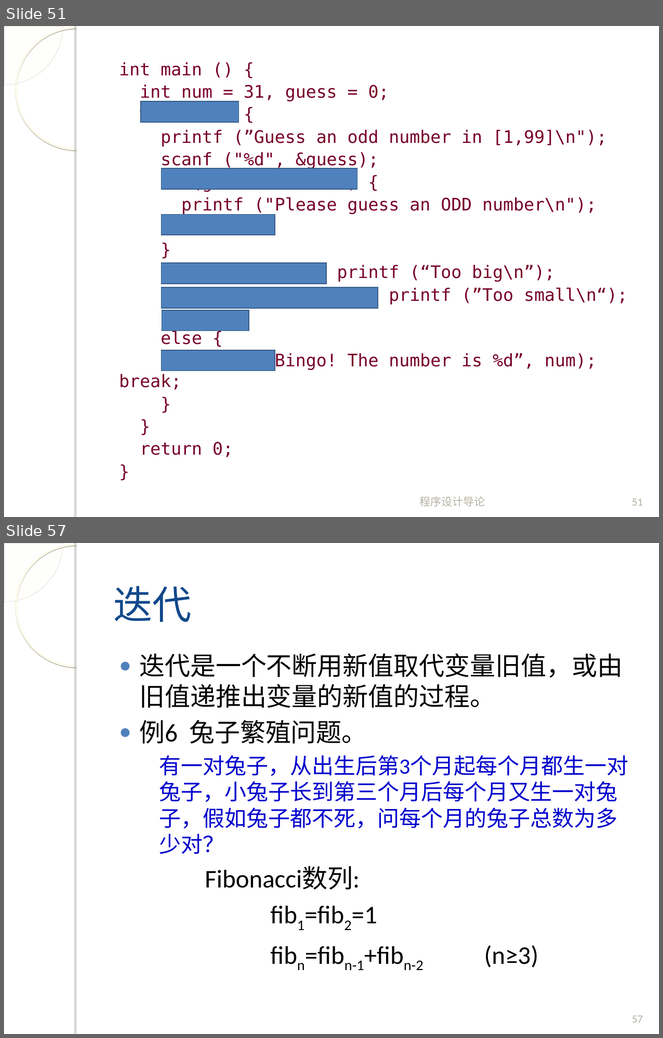
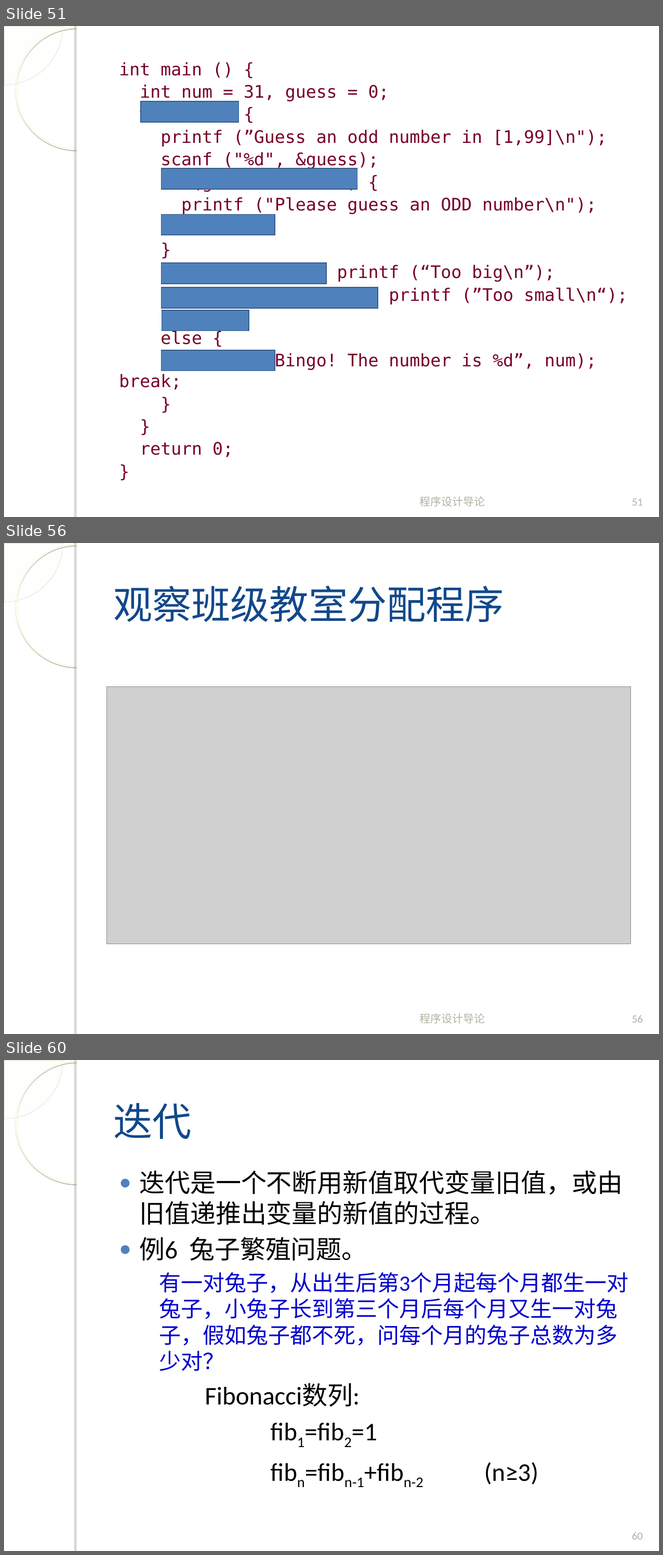
Before and after one commit to fanju1984/introduction-to-programming, a slide deck: introduction-to-programming/slides/2018/04-Control-Statement-2.ppt. Shown one above the other, each under a label of ours: slides 51 and 57 before the commit, slides 51, 56 and 60 after it; the slides between them are not shown. The pictures are 663x1038 and 663x1555 pixels, drawn with LibreOffice and Linux fonts; fonts in the diff are those of the drawing; grey boxes stand for pictures; background and template pictures are left out. Boxes give left, top, right and bottom in pixels: in the first picture for what was removed or moved away, otherwise in the second. Text is boxed around its words. In the diff, an @@ line names an element or a change of style, - is before the commit and + after.

```diff
--- a/introduction-to-programming/slides/2018/04-Control-Statement-2.ppt
+++ b/introduction-to-programming/slides/2018/04-Control-Statement-2.ppt
@@ slide 56 added at [4, 543, 659, 1034], background picture (left out); not listed: 4 template elements that a slide beside it also shows @@
@@ title added at [113, 586, 504, 622], 43 pt, text #11488B @@
+观察班级教室分配程序
@@ picture added at [107, 687, 631, 944] @@
@@ text added at [420, 1014, 486, 1024], 12 pt, text #B4B1A0 @@
+程序设计导论
@@ page number added at [632, 1016, 643, 1023], 12 pt, text #B4B1A0 @@
+56
@@ what was slide 57 is now slide 60 @@
@@ page number at [632, 1533, 643, 1540]: text changed @@
-57
+60
```
Also in this commit, not shown: 8 other slides added, 5 slides removed, 7 other files.
